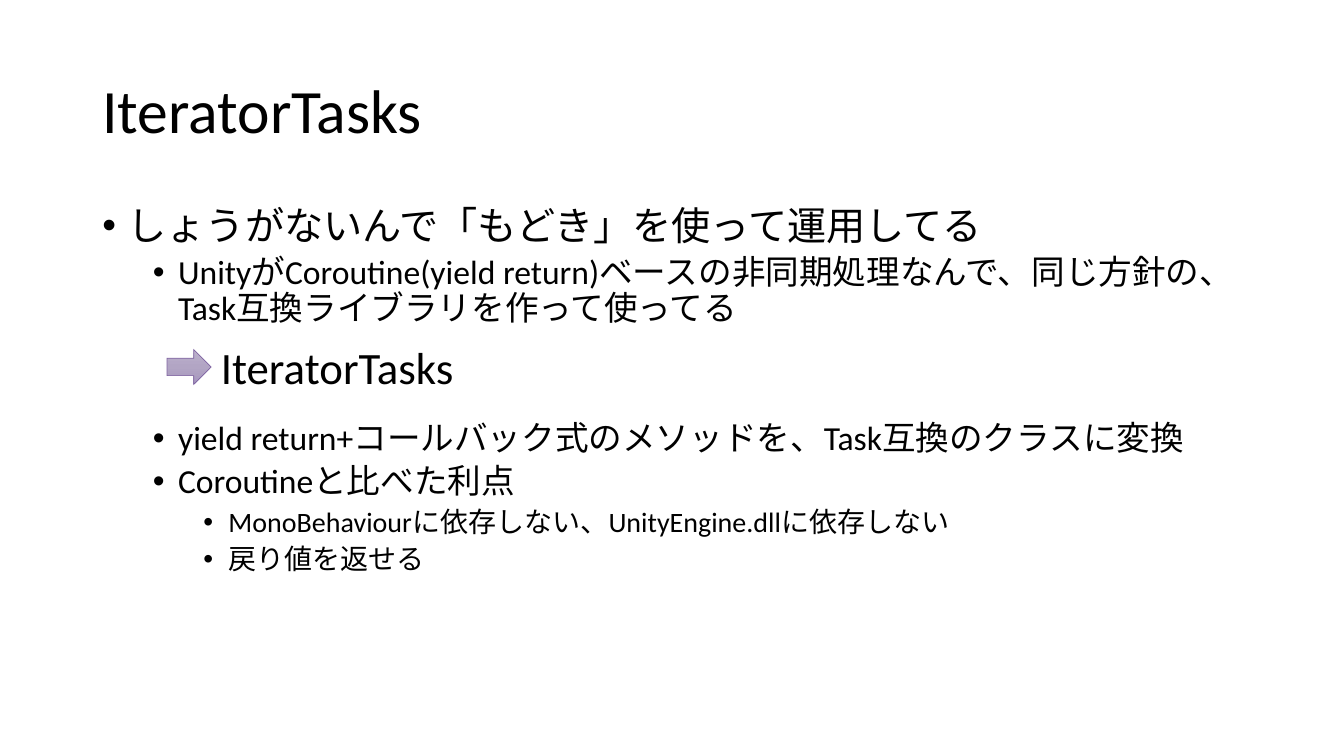
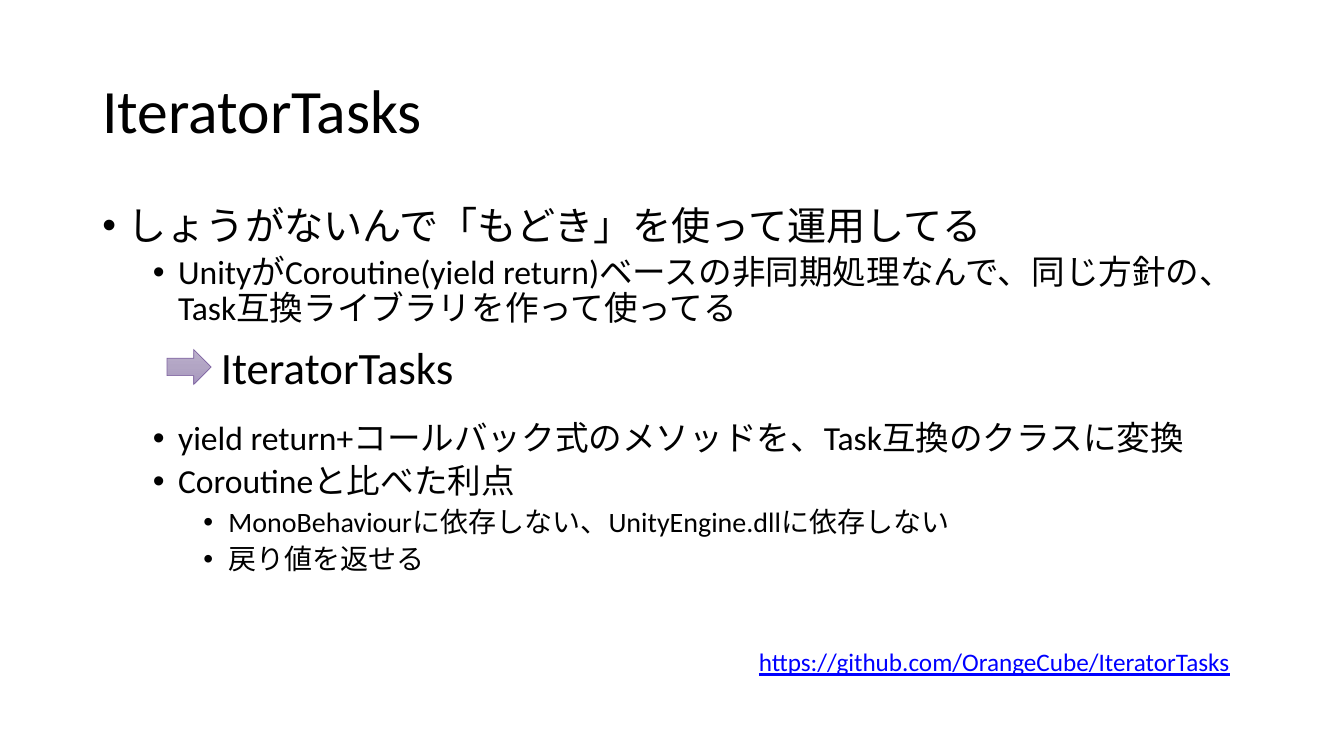
Before and after one commit to ppcuni/UnityCsharp20150321, a slide deck: slide 14 of doc/自社フレームワーク.pptx. Drawn at 1344x756 pixels with LibreOffice and Linux fonts; fonts in the diff are those of the drawing. Boxes give left, top, right and bottom in pixels: in the first picture for what was removed or moved away, otherwise in the second. Text is boxed around its words. In the diff, an @@ line names an element or a change of style, - is before the commit and + after.

```diff
--- a/doc/自社フレームワーク.pptx
+++ b/doc/自社フレームワーク.pptx
@@ text added at <box>759,653,1229,676</box>, 18 pt, text #0000FF, underline @@
+https://github.com/OrangeCube/IteratorTasks
```
Also in this commit, not shown: 9 other slides changed, 2 slides added.
